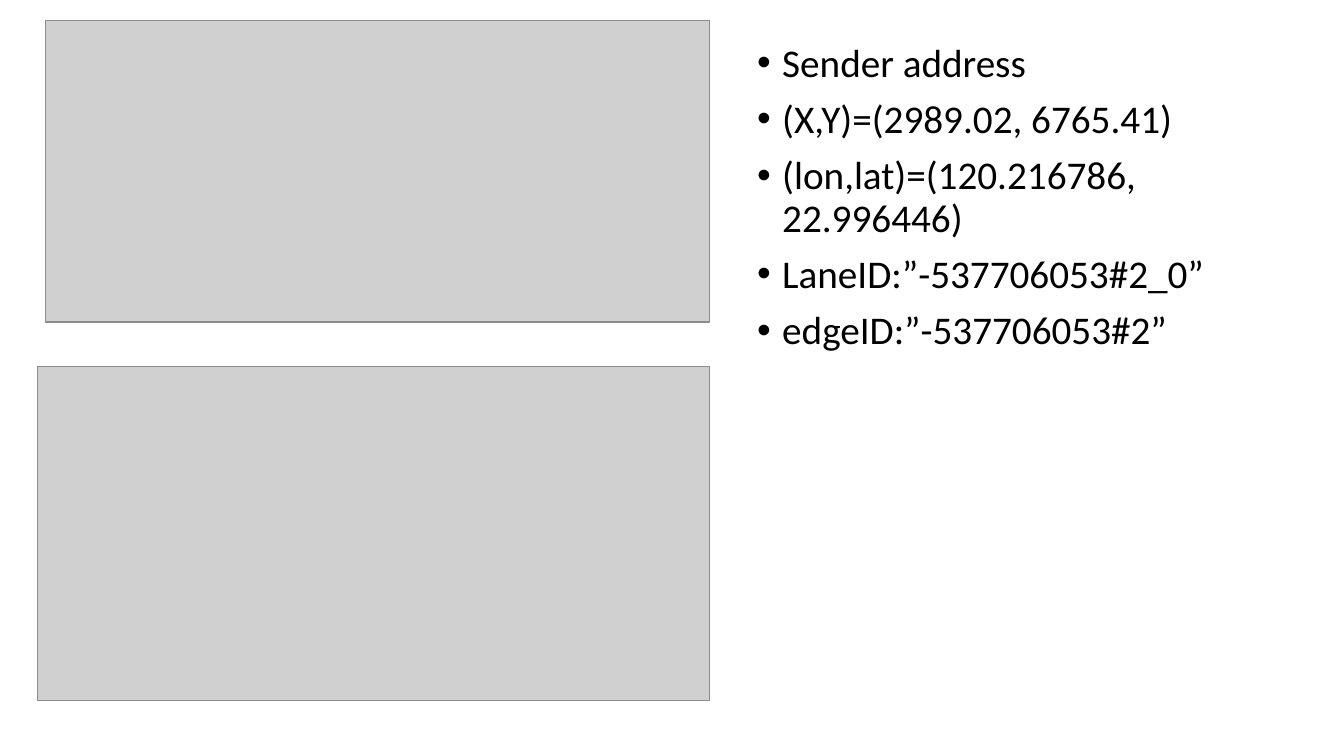
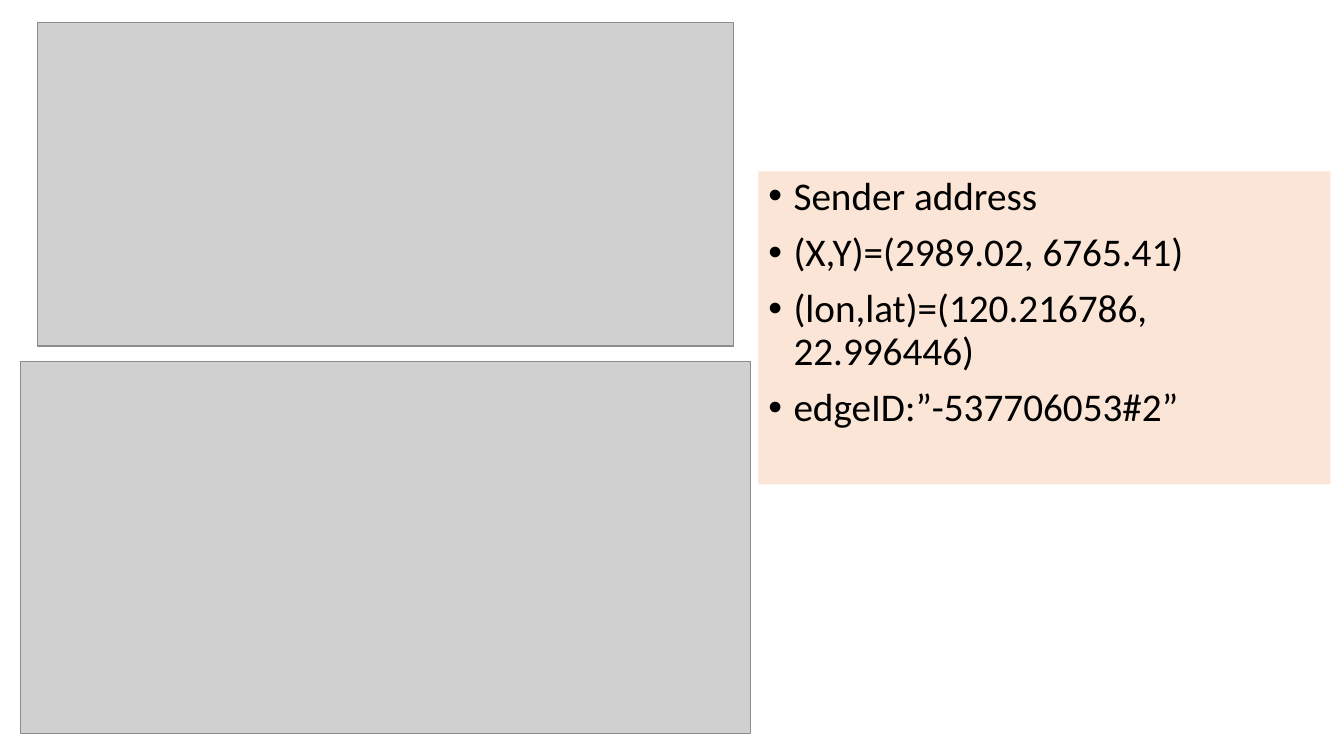
Before and after one commit to YenKang/Smart-Logistics-Plan, a slide deck: slide 26 of eclipse workspace/java_library/sumo_implementation recording.pptx. Drawn at 1344x756 pixels with LibreOffice and Linux fonts; fonts in the diff are those of the drawing; grey boxes stand for pictures. Boxes give left, top, right and bottom in pixels: in the first picture for what was removed or moved away, otherwise in the second. Text is boxed around its words. In the diff, an @@ line names an element or a change of style, - is before the commit and + after.

```diff
--- a/eclipse workspace/java_library/sumo_implementation recording.pptx
+++ b/eclipse workspace/java_library/sumo_implementation recording.pptx
@@ picture resized from (x1=46, y1=20, x2=711, y2=322) to (x1=37, y1=22, x2=734, y2=346) @@
@@ text "Sender address" resized from (x1=782, y1=49, x2=1204, y2=351) to (x1=758, y1=171, x2=1331, y2=485) @@
@@ text "Sender address" at (x1=758, y1=171, x2=1331, y2=485): fill none to #FBE5D6 @@
@@ text at (x1=782, y1=260, x2=1204, y2=294): paragraph removed @@
-• LaneID:”-537706053#2_0”
@@ picture resized from (x1=37, y1=367, x2=710, y2=701) to (x1=21, y1=362, x2=751, y2=734) @@
```
Also in this commit, not shown: 9 other slides changed, 7 slides added, 2 slides removed, 1 other file.
